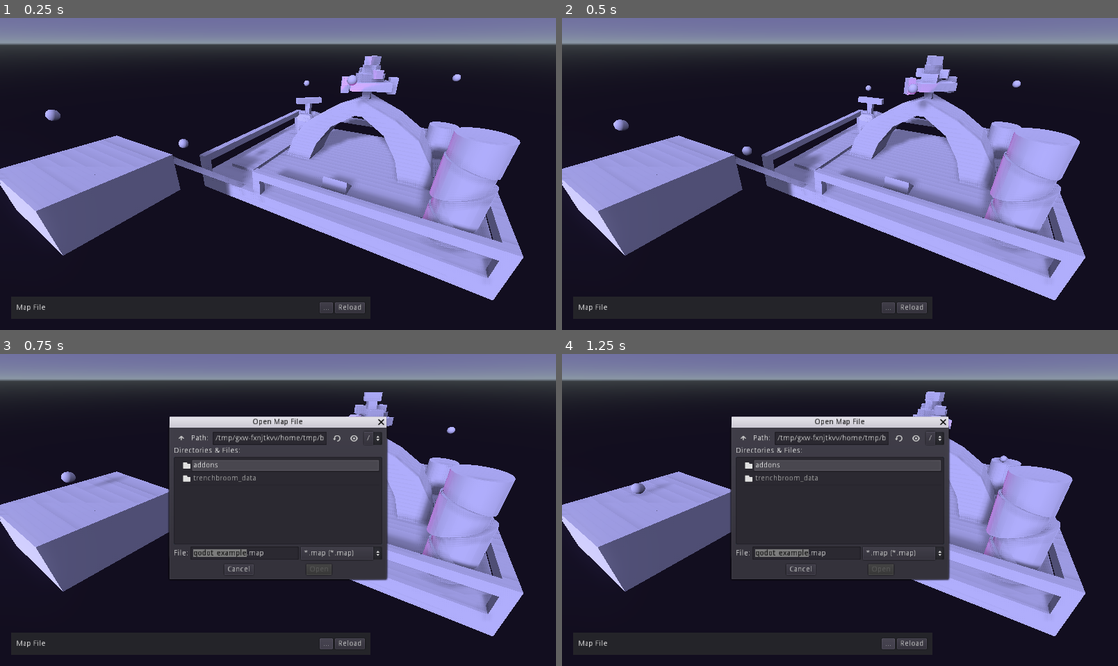
Above: before the commit, frames 1-4 (two rows, left to right).
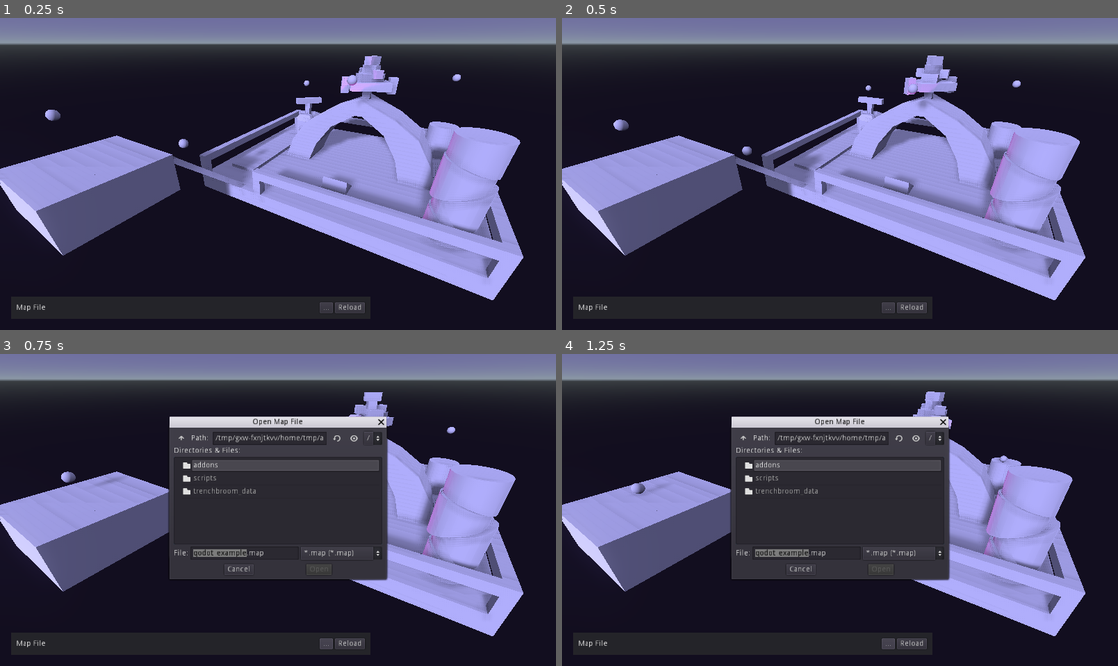
Above: after the commit, the same moments.

Repository: MatthewZelriche/CyberStealth-Godot
Game: Godot game, scene res://addons/qodot/example_scenes/2-miscallaneous/1-runtime-map-building/1-runtime-map-building.tscn
Same seed, same stepped clock (60 frames per second), same inputs: the game is played once before the commit and once after it.
Inputs:
- Up to frame 1 (0.25 s): no input
- Up to frame 2 (0.5 s): no input
- Up to frame 3 (0.75 s): click "..." at 0.5 s
- Up to frame 4 (1.25 s): no input

Frames 1-2 are identical in both runs. In frame 3, 0.2% of the frame differs, in the area x 32-59%, y 25-46%; in frame 4, 0.2%.

Commit message:
Simple runtime asset loading.

Diff:
--- a/Game/project.godot
+++ b/Game/project.godot
@@ -210,6 +210,10 @@
 run/main_scene="res://addons/qodot/example_scenes/2-miscallaneous/1-runtime-map-building/1-runtime-map-building.tscn"
 config/icon="res://icon.png"
 
+[autoload]
+
+CS_AssetLoader="*res://scripts/globals/AssetLoader.gd"
+
 [editor_plugins]
 
 enabled=PoolStringArray( "res://addons/qodot/plugin.cfg" )
--- /dev/null
+++ b/Game/scripts/globals/AssetLoader.gd
@@ -0,0 +1,68 @@
+extends Node
+
+# Called when the node enters the scene tree for the first time.
+func _ready():
+	load_user_assets()
+
+func load_user_assets():
+	# Don't execute in editor mode, this is meant for standalone only.
+	# All "internal" textures will be imported normally.
+	#if !OS.has_feature("standalone"):
+	#	return
+
+	var exePath = OS.get_executable_path().get_base_dir() + "/"
+	var tabletop_importer = ClassDB.instance("TabletopImporter")
+	var packer = PCKPacker.new()
+
+	# create cache folder for when we pack
+	var dir = Directory.new()
+	dir.open(exePath)
+	dir.make_dir(".cache")
+	packer.pck_start("user_tex.pck")
+
+
+	# Get user texture directory
+	var path = exePath
+	print("Globalized path: " + path)
+	path = path + "trenchbroom_data/textures/user/"
+	print("Globalized with user dir: " + path)
+	dir = Directory.new()
+	if dir.open(path) != 0:
+		print("ERR: Could not open user texture path")
+		return
+
+	# Iterate over user textures to generate .imports
+	dir.list_dir_begin()
+	while true:
+		var file = dir.get_next()
+		if file == "":
+			break
+
+		print("Filepath: " + path + file)
+		if ".png" in file && !".import" in file:
+			if tabletop_importer.import(path + file) != 0:
+				print("ERR: Could not import user texture file")
+				continue
+
+
+	dir.list_dir_begin()
+	while true:
+		var file = dir.get_next()
+		if file == "":
+			break
+
+		if ".png" in file:
+			#tabletop_importer.copy_file(path + file, OS.get_executable_path().get_base_dir() + "/.cache/" + file, true)
+			packer.add_file("res://trenchbroom_data/textures/user/" + file, path + file)
+
+	dir.list_dir_end()
+	packer.flush()
+
+	var success = ProjectSettings.load_resource_pack(exePath + "user_tex.pck")
+	print(exePath + "user_tex.pck")
+	if success:
+		print("BUB")
+	else:
+		print("Failed to load user_tex.pck")
+
+	print(load("res://trenchbroom_data/textures/user/CustomMat.png"))
